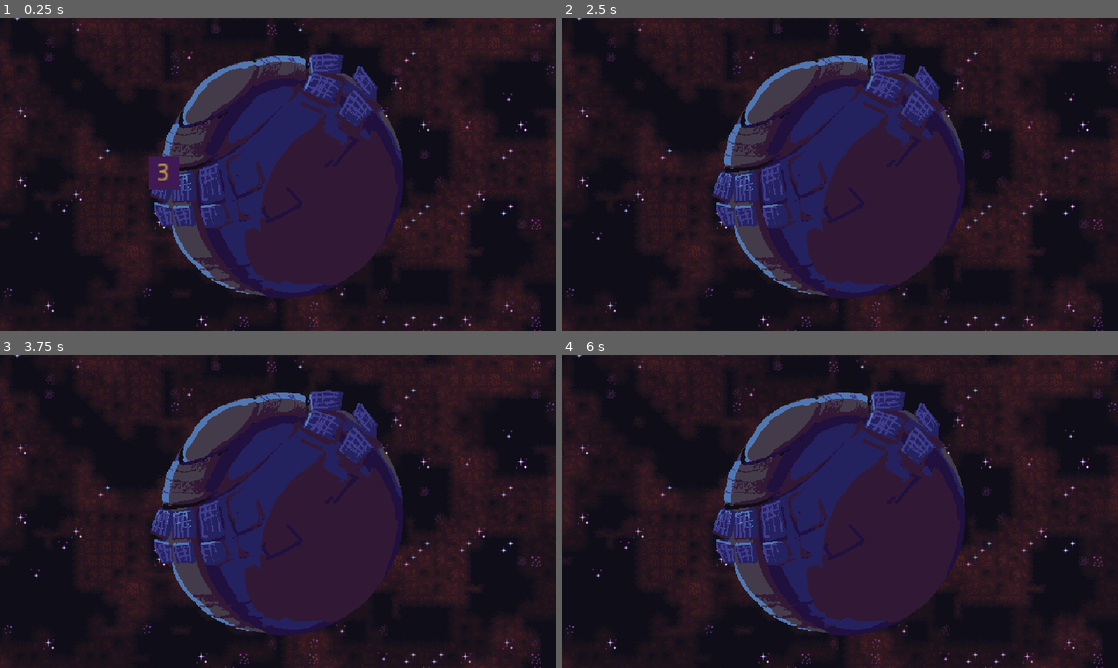
Above: before the commit, frames 1-4 (two rows, left to right).
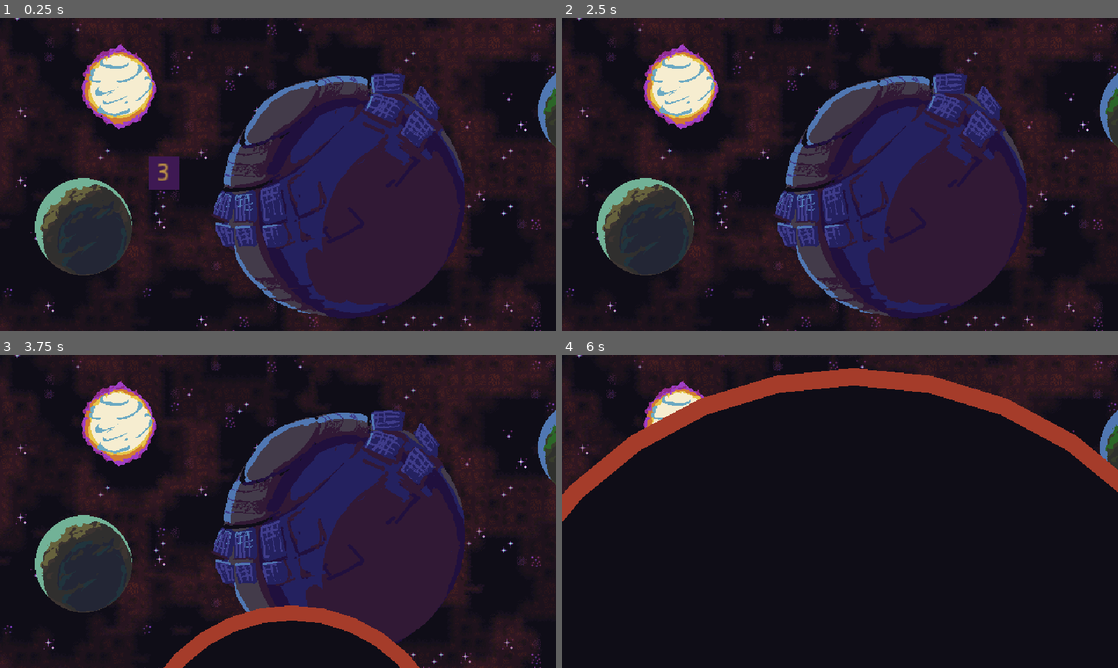
Above: after the commit, the same moments.

Repository: BathrobeWizard-DD/GWJ-38
Game: Godot game, scene res://scenes/mcMovementTesting_Autorunner.tscn
Two runs of this game, one before a commit and one after it. Both use one fixed random seed, a clock stepped at 60 frames per second and the inputs below.
Inputs (mouse positions are in pixels of both pictures, inside the frame that each line leads up to):
- Up to frame 1 (0.25 s): no input
- Up to frame 2 (2.5 s): tap Enter at 0.5, 2 s; move the mouse to (962, 158) at 0.52 s; hold Right (moveRight) 0.53-2.03 s; click (962, 158) at 0.67 s; tap Space (jumpUp) at 0.77, 1.25, 1.52 s; move the mouse to (728, 190) at 1.27 s; move the mouse to (895, 105) at 2.02 s; hold Left (moveLeft) from 2.03 s (still down)
- Up to frame 3 (3.75 s): tap Space (jumpUp) at 2.75, 3.02 s; move the mouse to (250, 574) at 2.77 s; release Left (moveLeft) at 2.78 s; hold Right (moveRight) from 2.78 s (still down); click (250, 574) at 2.92 s; move the mouse to (444, 558) at 3.52 s
- Up to frame 4 (6 s): tap Space (jumpUp) at 3.77, 4.52 s; move the mouse to (673, 464) at 4.27 s; release Right (moveRight) at 4.28 s; hold Left (moveLeft) 4.28-5.03 s; move the mouse to (867, 511) at 5.02 s; hold Right (moveRight) 5.03-5.78 s; click (867, 511) at 5.17 s; move the mouse to (756, 433) at 5.77 s; hold Left (moveLeft) from 5.78 s (still down)

The runs differ from the first frame. In frame 1, 32% of the frame differs, in the area x 6-100%, y 8-96%; in frame 2, 32%; in frame 3, 34%; in frame 4, 44%, in the area x 0-100%, y 4-100%.

Commit message:
added more tilesets and background stuffs

Diff:
--- a/levels/placeholderTileset.tres
+++ b/levels/placeholderTileset.tres
@@ -1,7 +1,58 @@
-[gd_resource type="TileSet" load_steps=3 format=2]
+[gd_resource type="TileSet" load_steps=20 format=2]
 
 [ext_resource path="res://art/TileSet/tileset.png" type="Texture" id=1]
 [ext_resource path="res://art/TileSet/tileset_back.png" type="Texture" id=2]
+
+[sub_resource type="ConvexPolygonShape2D" id=1]
+points = PoolVector2Array( 16, 8, 16, 16, 0, 16 )
+
+[sub_resource type="ConvexPolygonShape2D" id=2]
+points = PoolVector2Array( 16, 16, 0, 16, 0, 8, 16, 0 )
+
+[sub_resource type="ConvexPolygonShape2D" id=3]
+points = PoolVector2Array( 16, 9, 0, 9, 0, 5, 16, 5 )
+
+[sub_resource type="ConvexPolygonShape2D" id=4]
+points = PoolVector2Array( 16, 16, 0, 16, 0, 0, 16, 0 )
+
+[sub_resource type="ConvexPolygonShape2D" id=5]
+points = PoolVector2Array( 16, 8, 0, 8, 0, 0, 16, 0 )
+
+[sub_resource type="ConvexPolygonShape2D" id=6]
+points = PoolVector2Array( 16, 16, 0, 16, 0, 8, 16, 8 )
+
+[sub_resource type="ConvexPolygonShape2D" id=7]
+points = PoolVector2Array( 16, 8, 0, 8, 0, 0, 16, 0 )
+
+[sub_resource type="ConvexPolygonShape2D" id=8]
+points = PoolVector2Array( 16, 16, 0, 16, 0, 0, 16, 0 )
+
+[sub_resource type="ConvexPolygonShape2D" id=9]
+points = PoolVector2Array( 16, 16, 0, 16, 0, 0, 16, 0 )
+
+[sub_resource type="ConvexPolygonShape2D" id=10]
+points = PoolVector2Array( 16, 16, 0, 16, 0, 0, 16, 0 )
+
+[sub_resource type="ConvexPolygonShape2D" id=11]
+points = PoolVector2Array( 16, 16, 0, 16, 0, 0, 16, 0 )
+
+[sub_resource type="ConvexPolygonShape2D" id=12]
+points = PoolVector2Array( 16, 16, 0, 16, 0, 0, 16, 0 )
+
+[sub_resource type="ConvexPolygonShape2D" id=13]
+points = PoolVector2Array( 16, 16, 0, 16, 0, 0, 16, 0 )
+
+[sub_resource type="ConvexPolygonShape2D" id=14]
+points = PoolVector2Array( 16, 16, 0, 16, 0, 0, 16, 0 )
+
+[sub_resource type="ConvexPolygonShape2D" id=15]
+points = PoolVector2Array( 16, 16, 0, 16, 0, 0, 16, 0 )
+
+[sub_resource type="ConvexPolygonShape2D" id=16]
+points = PoolVector2Array( 16, 16, 0, 16, 0, 0, 16, 0 )
+
+[sub_resource type="ConvexPolygonShape2D" id=17]
+points = PoolVector2Array( 16, 8, 0, 8, 0, 0, 16, 0 )
 
 [resource]
 0/name = "tileset.png 0"
@@ -14,9 +65,16 @@
 0/navigation_offset = Vector2( 0, 0 )
 0/shape_offset = Vector2( 0, 0 )
 0/shape_transform = Transform2D( 1, 0, 0, 1, 0, 0 )
+0/shape = SubResource( 1 )
 0/shape_one_way = false
-0/shape_one_way_margin = 0.0
-0/shapes = [  ]
+0/shape_one_way_margin = 1.0
+0/shapes = [ {
+"autotile_coord": Vector2( 0, 0 ),
+"one_way": false,
+"one_way_margin": 1.0,
+"shape": SubResource( 1 ),
+"shape_transform": Transform2D( 1, 0, 0, 1, 0, 0 )
+} ]
 0/z_index = 0
 1/name = "tileset.png 1"
 1/texture = ExtResource( 1 )
@@ -28,9 +86,16 @@
 1/navigation_offset = Vector2( 0, 0 )
 1/shape_offset = Vector2( 0, 0 )
 1/shape_transform = Transform2D( 1, 0, 0, 1, 0, 0 )
+1/shape = SubResource( 2 )
 1/shape_one_way = false
-1/shape_one_way_margin = 0.0
-1/shapes = [  ]
+1/shape_one_way_margin = 1.0
+1/shapes = [ {
+"autotile_coord": Vector2( 0, 0 ),
+"one_way": false,
+"one_way_margin": 1.0,
+"shape": SubResource( 2 ),
+"shape_transform": Transform2D( 1, 0, 0, 1, 0, 0 )
+} ]
 1/z_index = 0
 2/name = "tileset.png 2"
 2/texture = ExtResource( 1 )
@@ -42,9 +107,16 @@
 2/navigation_offset = Vector2( 0, 0 )
 2/shape_offset = Vector2( 0, 0 )
 2/shape_transform = Transform2D( 1, 0, 0, 1, 0, 0 )
+2/shape = SubResource( 3 )
 2/shape_one_way = false
-2/shape_one_way_margin = 0.0
-2/shapes = [  ]
+2/shape_one_way_margin = 1.0
+2/shapes = [ {
+"autotile_coord": Vector2( 0, 0 ),
+"one_way": false,
+"one_way_margin": 1.0,
+"shape": SubResource( 3 ),
+"shape_transform": Transform2D( 1, 0, 0, 1, 0, 0 )
+} ]
 2/z_index = 0
 3/name = "tileset.png 3"
 3/texture = ExtResource( 1 )
@@ -56,9 +128,16 @@
 3/navigation_offset = Vector2( 0, 0 )
 3/shape_offset = Vector2( 0, 0 )
 3/shape_transform = Transform2D( 1, 0, 0, 1, 0, 0 )
+3/shape = SubResource( 4 )
 3/shape_one_way = false
-3/shape_one_way_margin = 0.0
-3/shapes = [  ]
+3/shape_one_way_margin = 1.0
+3/shapes = [ {
+"autotile_coord": Vector2( 0, 0 ),
+"one_way": false,
+"one_way_margin": 1.0,
+"shape": SubResource( 4 ),
+"shape_transform": Transform2D( 1, 0, 0, 1, 0, 0 )
+} ]
 3/z_index = 0
 4/name = "tileset.png 4"
 4/texture = ExtResource( 1 )
@@ -70,9 +149,16 @@
 4/navigation_offset = Vector2( 0, 0 )
 4/shape_offset = Vector2( 0, 0 )
 4/shape_transform = Transform2D( 1, 0, 0, 1, 0, 0 )
+4/shape = SubResource( 5 )
 4/shape_one_way = false
-4/shape_one_way_margin = 0.0
-4/shapes = [  ]
+4/shape_one_way_margin = 1.0
+4/shapes = [ {
+"autotile_coord": Vector2( 0, 0 ),
+"one_way": false,
+"one_way_margin": 1.0,
+"shape": SubResource( 5 ),
+"shape_transform": Transform2D( 1, 0, 0, 1, 0, 0 )
+} ]
 4/z_index = 0
 5/name = "tileset.png 5"
 5/texture = ExtResource( 1 )
@@ -84,9 +170,16 @@
 5/navigation_offset = Vector2( 0, 0 )
 5/shape_offset = Vector2( 0, 0 )
 5/shape_transform = Transform2D( 1, 0, 0, 1, 0, 0 )
+5/shape = SubResource( 6 )
 5/shape_one_way = false
-5/shape_one_way_margin = 0.0
-5/shapes = [  ]
+5/shape_one_way_margin = 1.0
+5/shapes = [ {
+"autotile_coord": Vector2( 0, 0 ),
+"one_way": false,
+"one_way_margin": 1.0,
+"shape": SubResource( 6 ),
+"shape_transform": Transform2D( 1, 0, 0, 1, 0, 0 )
+} ]
 5/z_index = 0
 6/name = "tileset.png 6"
 6/texture = ExtResource( 1 )
@@ -98,9 +191,16 @@
 6/navigation_offset = Vector2( 0, 0 )
 6/shape_offset = Vector2( 0, 0 )
 6/shape_transform = Transform2D( 1, 0, 0, 1, 0, 0 )
+6/shape = SubResource( 7 )
 6/shape_one_way = false
-6/shape_one_way_margin = 0.0
-6/shapes = [  ]
+6/shape_one_way_margin = 1.0
+6/shapes = [ {
+"autotile_coord": Vector2( 0, 0 ),
+"one_way": false,
+"one_way_margin": 1.0,
+"shape": SubResource( 7 ),
+"shape_transform": Transform2D( 1, 0, 0, 1, 0, 0 )
+} ]
 6/z_index = 0
 7/name = "tileset.png 7"
 7/texture = ExtResource( 1 )
@@ -119,9 +219,70 @@
 7/navigation_offset = Vector2( 0, 0 )
 7/shape_offset = Vector2( 0, 0 )
 7/shape_transform = Transform2D( 1, 0, 0, 1, 0, 0 )
+7/shape = SubResource( 8 )
 7/shape_one_way = false
-7/shape_one_way_margin = 0.0
-7/shapes = [  ]
+7/shape_one_way_margin = 1.0
+7/shapes = [ {
+"autotile_coord": Vector2( 0, 0 ),
+"one_way": false,
+"one_way_margin": 1.0,
+"shape": SubResource( 8 ),
+"shape_transform": Transform2D( 1, 0, 0, 1, 0, 0 )
+}, {
+"autotile_coord": Vector2( 1, 0 ),
+"one_way": false,
+"one_way_margin": 1.0,
+"shape": SubResource( 9 ),
+"shape_transform": Transform2D( 1, 0, 0, 1, 0, 0 )
+}, {
+"autotile_coord": Vector2( 2, 0 ),
+"one_way": false,
+"one_way_margin": 1.0,
+"shape": SubResource( 10 ),
+"shape_transform": Transform2D( 1, 0, 0, 1, 0, 0 )
+}, {
+"autotile_coord": Vector2( 0, 1 ),
+"one_way": false,
+"one_way_margin": 1.0,
+"shape": SubResource( 11 ),
+"shape_transform": Transform2D( 1, 0, 0, 1, 0, 0 )
+}, {
+"autotile_coord": Vector2( 1, 1 ),
+"one_way": false,
+"one_way_margin": 1.0,
+"shape": SubResource( 12 ),
+"shape_transform": Transform2D( 1, 0, 0, 1, 0, 0 )
+}, {
+"autotile_coord": Vector2( 2, 1 ),
+"one_way": false,
+"one_way_margin": 1.0,
+"shape": SubResource( 13 ),
+"shape_transform": Transform2D( 1, 0, 0, 1, 0, 0 )
+}, {
+"autotile_coord": Vector2( 2, 2 ),
+"one_way": false,
+"one_way_margin": 1.0,
+"shape": SubResource( 14 ),
+"shape_transform": Transform2D( 1, 0, 0, 1, 0, 0 )
+}, {
+"autotile_coord": Vector2( 1, 2 ),
+"one_way": false,
+"one_way_margin": 1.0,
+"shape": SubResource( 15 ),
+"shape_transform": Transform2D( 1, 0, 0, 1, 0, 0 )
+}, {
+"autotile_coord": Vector2( 0, 2 ),
+"one_way": false,
+"one_way_margin": 1.0,
+"shape": SubResource( 16 ),
+"shape_transform": Transform2D( 1, 0, 0, 1, 0, 0 )
+}, {
+"autotile_coord": Vector2( 1, 3 ),
+"one_way": false,
+"one_way_margin": 1.0,
+"shape": SubResource( 17 ),
+"shape_transform": Transform2D( 1, 0, 0, 1, 0, 0 )
+} ]
 7/z_index = 0
 8/name = "tileset_back.png 8"
 8/texture = ExtResource( 2 )
--- a/scenes/Background.tscn
+++ b/scenes/Background.tscn
@@ -1,10 +1,13 @@
-[gd_scene load_steps=8 format=2]
+[gd_scene load_steps=11 format=2]
 
 [ext_resource path="res://art/TileSet/bgstars.png" type="Texture" id=1]
 [ext_resource path="res://scripts/Stars.gd" type="Script" id=2]
 [ext_resource path="res://scripts/Nebula.gd" type="Script" id=3]
 [ext_resource path="res://art/TileSet/nebula.png" type="Texture" id=4]
 [ext_resource path="res://art/TileSet/planet_huge.png" type="Texture" id=5]
+[ext_resource path="res://art/TileSet/planet_normal.png" type="Texture" id=6]
+[ext_resource path="res://art/TileSet/planet_normal2.png" type="Texture" id=7]
+[ext_resource path="res://art/TileSet/sun.png" type="Texture" id=8]
 
 [sub_resource type="TileSet" id=1]
 0/name = "bgstars.png 0"
@@ -89,9 +92,30 @@
 script = ExtResource( 3 )
 noise_offset = 1000
 
+[node name="Sun" type="ParallaxLayer" parent="."]
+motion_scale = Vector2( 0, 0 )
+
+[node name="Sprite" type="Sprite" parent="Sun"]
+position = Vector2( -183, -100 )
+texture = ExtResource( 8 )
+
+[node name="Planet1" type="ParallaxLayer" parent="."]
+motion_scale = Vector2( 0.01, 0 )
+
+[node name="Sprite" type="Sprite" parent="Planet1"]
+position = Vector2( -226, 59 )
+texture = ExtResource( 7 )
+
 [node name="ParallaxLayer" type="ParallaxLayer" parent="."]
 motion_scale = Vector2( 0.01, 0 )
 
 [node name="Sprite" type="Sprite" parent="ParallaxLayer"]
-position = Vector2( -1, 0 )
+position = Vector2( 70, 23 )
 texture = ExtResource( 5 )
+
+[node name="ParallaxLayer7" type="ParallaxLayer" parent="."]
+motion_scale = Vector2( 0.01, 0 )
+
+[node name="Sprite" type="Sprite" parent="ParallaxLayer7"]
+position = Vector2( 353, -75 )
+texture = ExtResource( 6 )
--- a/scenes/Blackhole.tscn
+++ b/scenes/Blackhole.tscn
@@ -1,24 +1,9 @@
-[gd_scene load_steps=8 format=2]
+[gd_scene load_steps=4 format=2]
 
 [ext_resource path="res://scripts/Blackhole.gd" type="Script" id=1]
 [ext_resource path="res://scenes/Background.tscn" type="PackedScene" id=2]
-[ext_resource path="res://art/Blackhole.gdshader" type="Shader" id=3]
 
 [sub_resource type="CircleShape2D" id=1]
-
-[sub_resource type="ShaderMaterial" id=5]
-shader = ExtResource( 3 )
-shader_param/center = Vector2( 0.5, 0.5 )
-shader_param/force = 0.3
-shader_param/size = 0.961
-shader_param/thickness = 0.226
-
-[sub_resource type="OpenSimplexNoise" id=6]
-
-[sub_resource type="NoiseTexture" id=7]
-width = 640
-height = 360
-noise = SubResource( 6 )
 
 [node name="BlackHole" type="Node2D"]
 script = ExtResource( 1 )
@@ -26,7 +11,6 @@
 "_edit_group_": true,
 "_edit_horizontal_guides_": [ 442640.0 ]
 }
-growthRate = 0.1
 innerCircleColor = Color( 0.65098, 0.239216, 0.168627, 1 )
 outerCircleColor = Color( 0.0627451, 0.054902, 0.0941176, 1 )
 
@@ -37,12 +21,4 @@
 
 [node name="Background" parent="." instance=ExtResource( 2 )]
 
-[node name="CanvasLayer" type="CanvasLayer" parent="."]
-
-[node name="Sprite" type="Sprite" parent="CanvasLayer"]
-visible = false
-material = SubResource( 5 )
-texture = SubResource( 7 )
-centered = false
-
 [connection signal="body_entered" from="Area2D" to="." method="_on_Area2D_body_entered"]
--- a/scenes/mcMovementTesting_Autorunner.tscn
+++ b/scenes/mcMovementTesting_Autorunner.tscn
@@ -50,6 +50,7 @@
 
 [node name="BlackHole" parent="." instance=ExtResource( 8 )]
 position = Vector2( 15.3509, 296.83 )
+growthRate = 2.0
 
 [connection signal="body_entered" from="worldWrapperThing" to="mainChar" method="_on_worldWrapperThing_body_entered"]
 [connection signal="mainCharEntered" from="BlackHole" to="mainChar" method="_on_BlackHole_mainCharEntered"]
--- a/scripts/Blackhole.gd
+++ b/scripts/Blackhole.gd
@@ -15,8 +15,7 @@
 	draw_circle(to_local(global_position), blackholeSize, outerCircleColor)
 
 func _process(delta):
-	blackholeSize += growthRate + delta
-	get_node("CanvasLayer/Sprite").material.set_shader_param("size", 0.5)
+	blackholeSize += growthRate
 	update()
 	get_node("Area2D/CollisionShape2D").shape.radius = min(blackholeSize * 1.1, blackholeSize + 20)
 
Binary file added: art/TileSet/planet_normal.png
Binary file added: art/TileSet/planet_normal2.png
Binary file added: art/TileSet/sun.png
